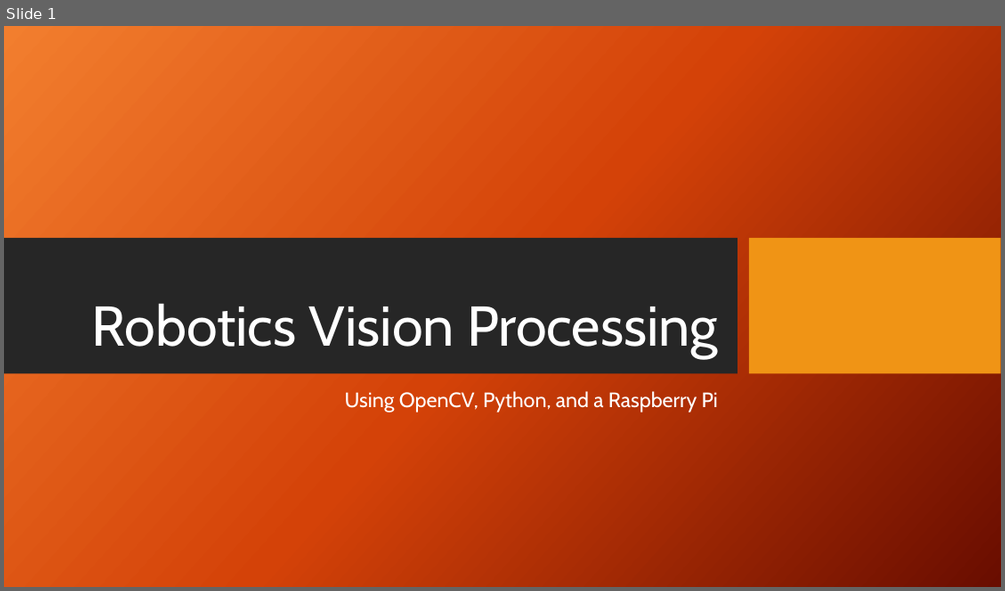
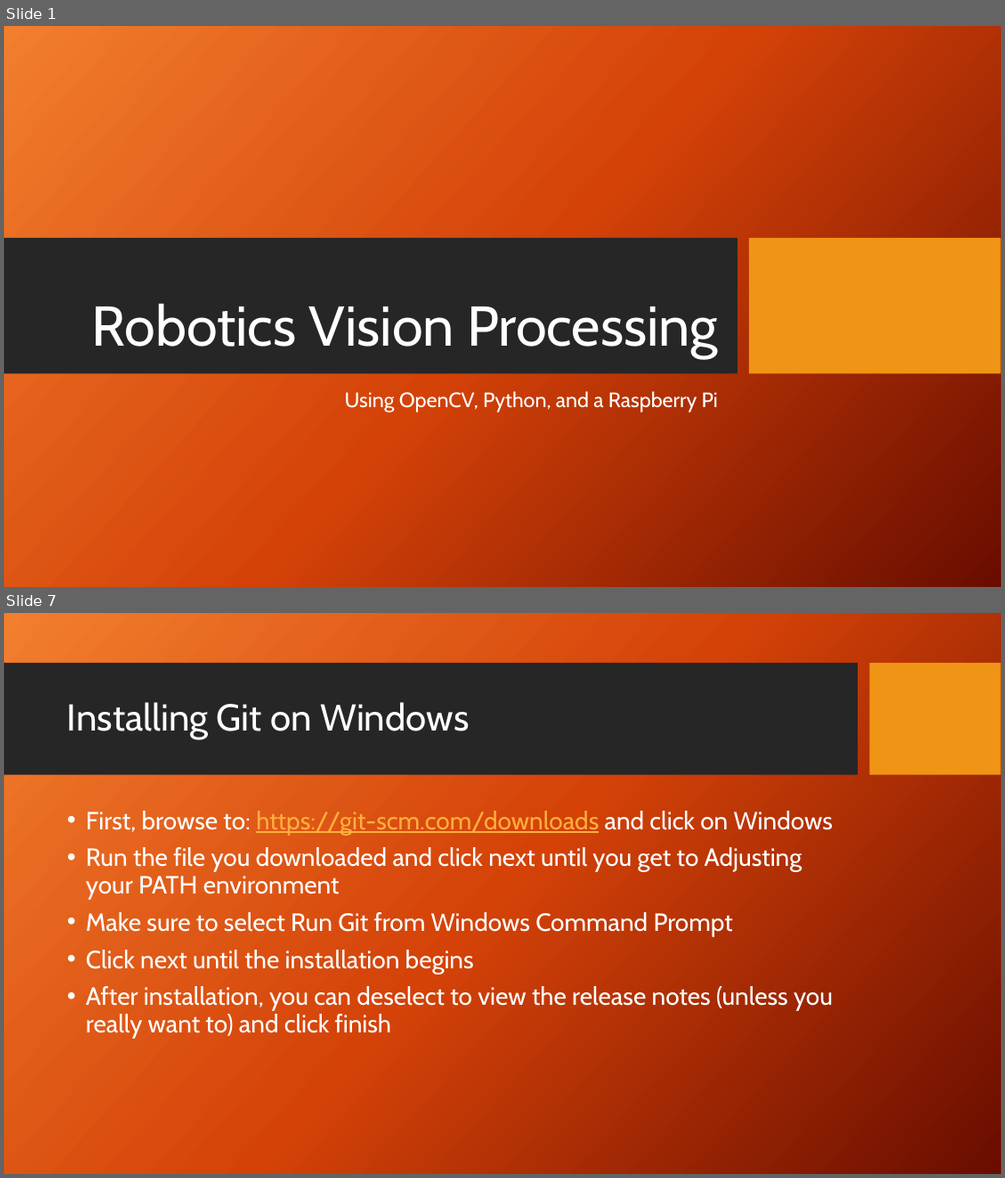
Before and after one commit to jviszlai/opencvPythonTutorial, a slide deck: PowerPoint.pptx. Shown one above the other, each under a label of ours: slide 1 before the commit, slides 1 and 7 after it; the slides between them are not shown. The pictures are 1005x591 and 1005x1178 pixels, drawn with LibreOffice and Linux fonts; fonts in the diff are those of the drawing; background and template pictures are left out. Boxes give left, top, right and bottom in pixels: in the first picture for what was removed or moved away, otherwise in the second. Text is boxed around its words. In the diff, an @@ line names an element or a change of style, - is before the commit and + after.

```diff
--- a/PowerPoint.pptx
+++ b/PowerPoint.pptx
@@ slide 7 added at [4, 613, 1001, 1174], background picture (left out) @@
@@ rectangle added at [4, 663, 858, 775], fill #262626 @@
@@ rectangle added at [870, 663, 1001, 775], fill #F09415 @@
@@ title added at [67, 702, 469, 739], 36 pt, text #FFFFFF @@
+Installing Git on Windows
@@ text added at [86, 811, 833, 1038], 24 pt, text #FFFFFF @@
+• First, browse to: https://git-scm.com/downloads and click on Windows
+• Run the file you downloaded and click next until you get to Adjusting your PATH environment
+• Make sure to select Run Git from Windows Command Prompt
+• Click next until the installation begins
+• After installation, you can deselect to view the release notes (unless you really want to) and click finish
```
Also in this commit, not shown: 3 slides changed, 11 other slides added.
